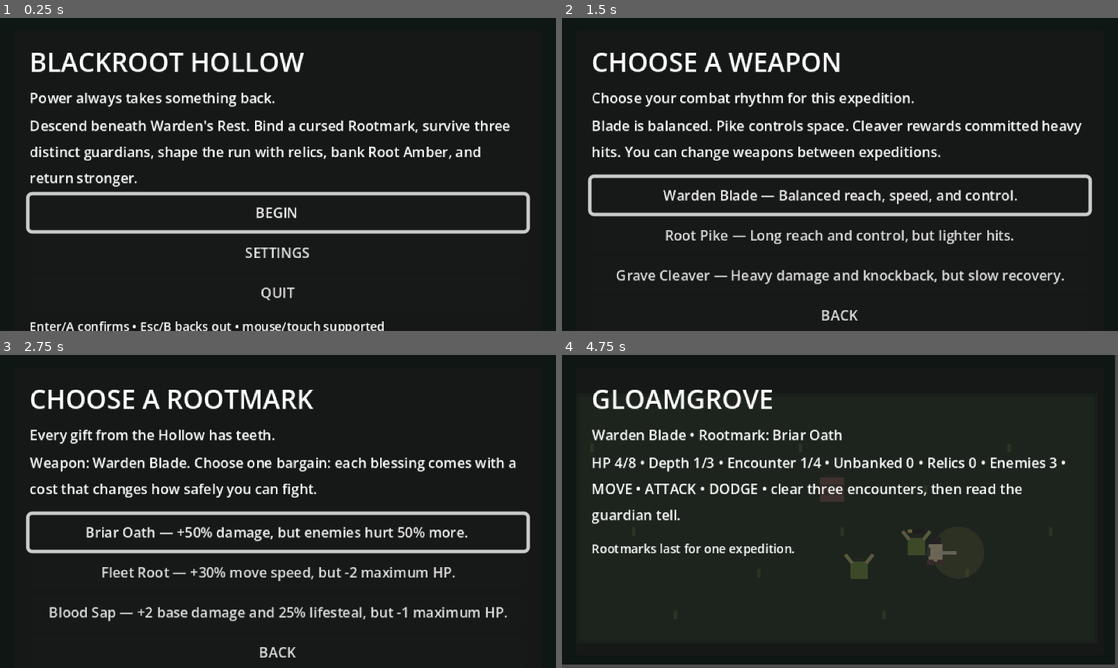
Above: before the commit, frames 1-4 (two rows, left to right).
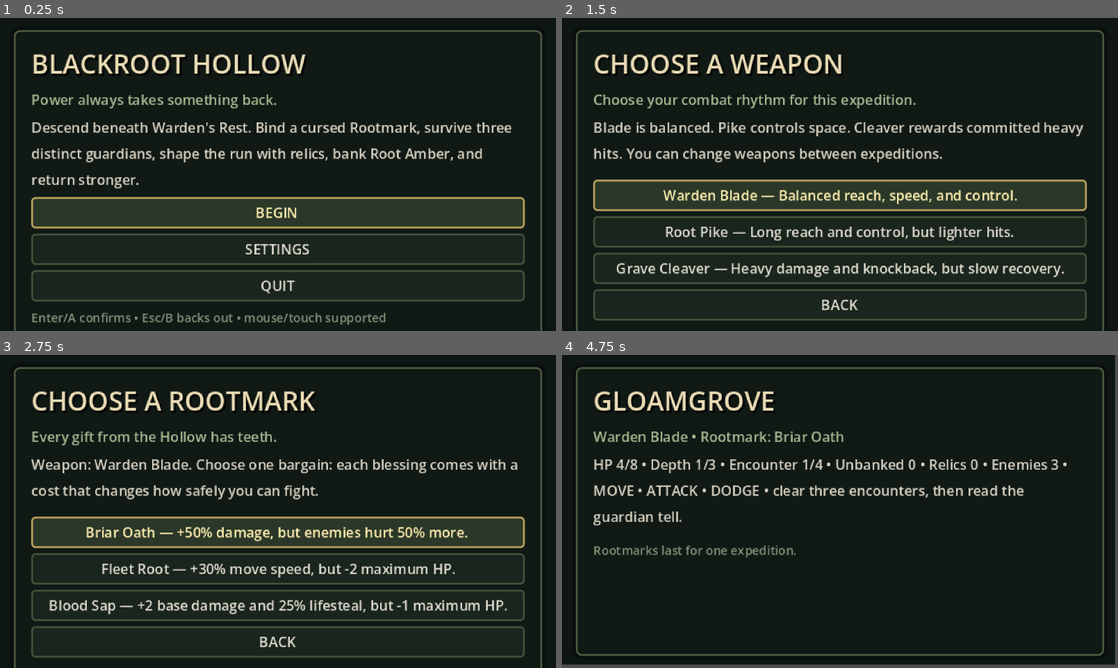
Above: after the commit, the same moments.

Repository: Ghosty-sudo/blackroot-hallow
Game: Godot game, scene res://scenes/main.tscn
The game is run twice, just before and just after one commit, with the same random seed, the same clock (stepped at 60 frames per second) and the same inputs.
Inputs (mouse positions are in pixels of both pictures, inside the frame that each line leads up to):
- Up to frame 1 (0.25 s): no input
- Up to frame 2 (1.5 s): click "BEGIN" at 0.5 s; click "DESCEND INTO THE HOLLOW" at 1.25 s
- Up to frame 3 (2.75 s): click "Warden Blade — Balanced reach…" at 2 s
- Up to frame 4 (4.75 s): click "Briar Oath — +50% damage, but…" at 2.75 s; tap Enter at 3.5, 3.6 s; move the mouse to (962, 495) at 3.52 s; hold D 3.53-4.25 s; click (962, 495) at 3.67 s; tap Space at 3.77 s; drag from (728, 527) to (812, 574) at 4.27 s

The runs differ from the first frame. In frame 1, 26% of the frame differs, in the area x 2-98%, y 3-100%; in frame 2, 27%; in frame 3, 27%; in frame 4, 12%.

Commit message:
Polish menu presentation and focus treatment

Diff:
--- a/scripts/menu_focus.gd
+++ b/scripts/menu_focus.gd
@@ -1,6 +1,41 @@
 extends Node
 
 var recovery_notice_shown := false
+var styled_panel: PanelContainer
+var panel_style: StyleBoxFlat
+var button_normal: StyleBoxFlat
+var button_hover: StyleBoxFlat
+var button_focus: StyleBoxFlat
+var button_pressed: StyleBoxFlat
+
+func _ready() -> void:
+    _build_styles()
+
+func _build_styles() -> void:
+    panel_style = StyleBoxFlat.new()
+    panel_style.bg_color = Color("111915")
+    panel_style.border_color = Color("526044")
+    panel_style.set_border_width_all(1)
+    panel_style.set_corner_radius_all(3)
+    panel_style.shadow_color = Color(0, 0, 0, 0.45)
+    panel_style.shadow_size = 3
+
+    button_normal = _button_style(Color("1a251d"), Color("46563d"))
+    button_hover = _button_style(Color("263427"), Color("7b8e5c"))
+    button_focus = _button_style(Color("2b3728"), Color("c1a75e"))
+    button_pressed = _button_style(Color("34432e"), Color("dfc56e"))
+
+func _button_style(fill: Color, border: Color) -> StyleBoxFlat:
+    var style := StyleBoxFlat.new()
+    style.bg_color = fill
+    style.border_color = border
+    style.set_border_width_all(1)
+    style.set_corner_radius_all(2)
+    style.content_margin_left = 6.0
+    style.content_margin_right = 6.0
+    style.content_margin_top = 2.0
+    style.content_margin_bottom = 2.0
+    return style
 
 func _process(_delta: float) -> void:
     var scene := get_tree().current_scene
@@ -14,6 +49,57 @@
             (info_value as Label).text += "\n" + SaveManager.last_load_notice
             recovery_notice_shown = true
 
+    _style_scene(scene)
+    _restore_focus(scene)
+
+func _style_scene(scene: Node) -> void:
+    var root_ui_value: Variant = scene.get("root_ui")
+    if root_ui_value is CanvasLayer:
+        var layer := root_ui_value as CanvasLayer
+        if layer.get_child_count() > 0 and layer.get_child(0) is PanelContainer:
+            var panel := layer.get_child(0) as PanelContainer
+            if panel != styled_panel:
+                styled_panel = panel
+                panel.add_theme_stylebox_override("panel", panel_style)
+
+    var title_value: Variant = scene.get("title_label")
+    if title_value is Label:
+        var title := title_value as Label
+        title.add_theme_color_override("font_color", Color("eadcb5"))
+        title.add_theme_color_override("font_shadow_color", Color(0, 0, 0, 0.75))
+        title.add_theme_constant_override("shadow_offset_x", 1)
+        title.add_theme_constant_override("shadow_offset_y", 1)
+
+    var subtitle_value: Variant = scene.get("subtitle_label")
+    if subtitle_value is Label:
+        (subtitle_value as Label).add_theme_color_override("font_color", Color("a9b892"))
+    var info_value: Variant = scene.get("info_label")
+    if info_value is Label:
+        (info_value as Label).add_theme_color_override("font_color", Color("d8d3c3"))
+    var footer_value: Variant = scene.get("footer_label")
+    if footer_value is Label:
+        (footer_value as Label).add_theme_color_override("font_color", Color("839078"))
+
+    var menu_value: Variant = scene.get("menu_box")
+    if not (menu_value is VBoxContainer):
+        return
+    for child: Node in (menu_value as VBoxContainer).get_children():
+        if not (child is Button) or child.is_queued_for_deletion():
+            continue
+        var button := child as Button
+        if button.has_meta("blackroot_styled"):
+            continue
+        button.set_meta("blackroot_styled", true)
+        button.add_theme_stylebox_override("normal", button_normal)
+        button.add_theme_stylebox_override("hover", button_hover)
+        button.add_theme_stylebox_override("focus", button_focus)
+        button.add_theme_stylebox_override("pressed", button_pressed)
+        button.add_theme_color_override("font_color", Color("e0ddcf"))
+        button.add_theme_color_override("font_hover_color", Color("fff4cc"))
+        button.add_theme_color_override("font_focus_color", Color("fff0b0"))
+        button.add_theme_color_override("font_pressed_color", Color("fff4c2"))
+
+func _restore_focus(scene: Node) -> void:
     var viewport := get_viewport()
     if viewport.gui_get_focus_owner() != null:
         return
